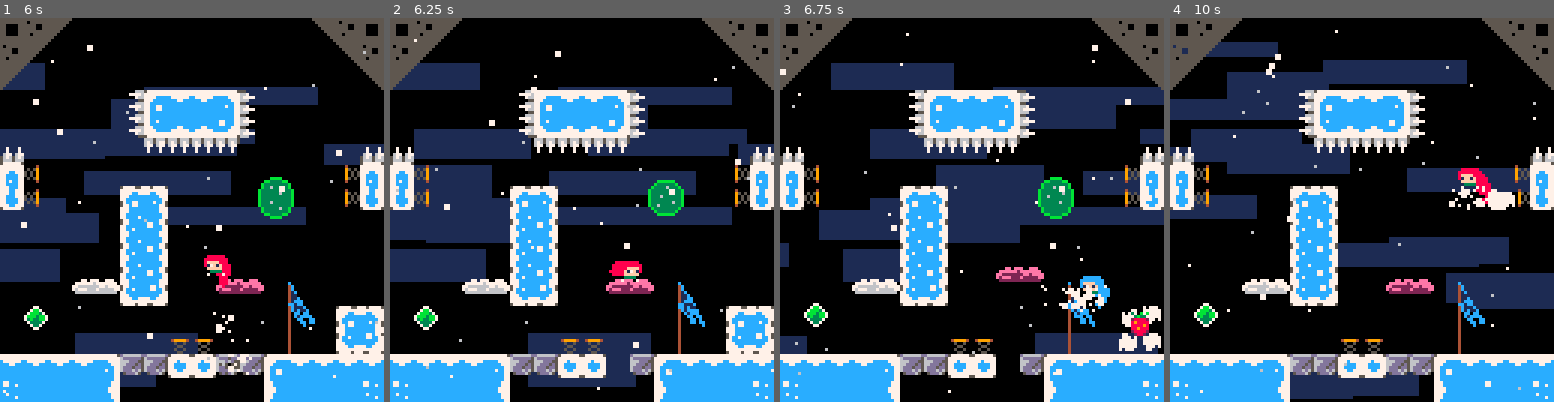
Above: before the commit, frames 1-4 (left to right).
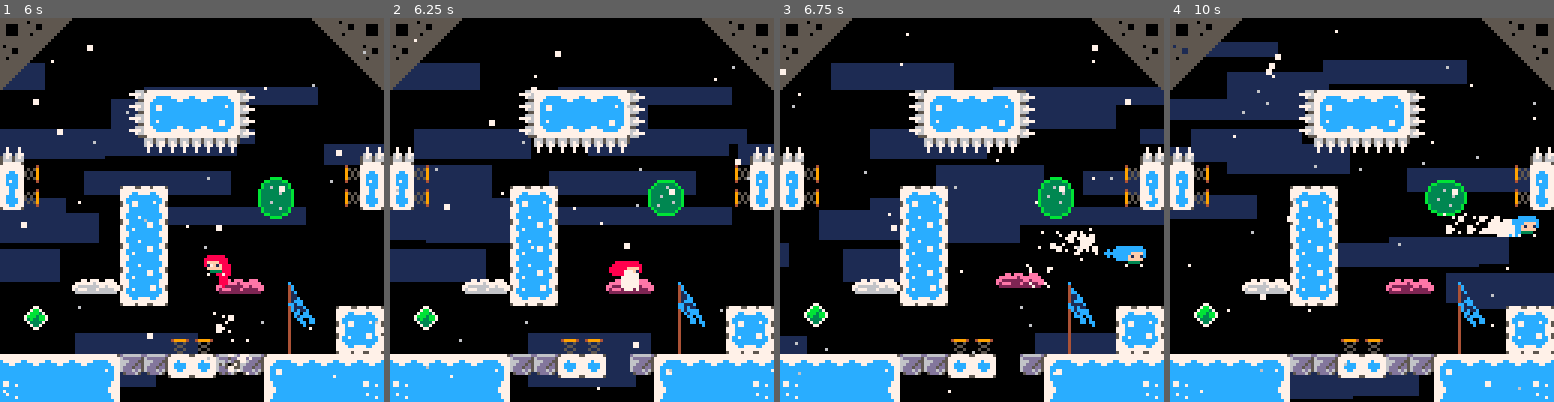
Above: after the commit, the same moments.

Repository: CelesteClassic/newleste.p8
Game: PICO-8 cartridge ridge.p8
Two runs of this game, one before a commit and one after it. Both use one fixed random seed, a clock stepped at 60 frames per second and the inputs below.
Inputs:
- Up to frame 1 (6 s): tap X (X key) at 0.33, 1.07, 1.85, 2.97, 4.08, 5.2 s; tap O (Z key) at 0.7, 1.7, 2.1, 2.5, 2.9, 3.3, 3.7, 4.1, 4.5, 4.9, 5.3, 5.7 s; hold Right 1.6-2.1 s; hold Up 2.15-2.42 s; hold Right 2.47-3.03 s; hold Left 3.08-3.58 s; hold Down 3.63-3.97 s; hold Right 4.02-4.68 s; hold Up 4.73-5.03 s; hold Left 5.08-5.68 s; hold Down from 5.73 s (still down)
- Up to frame 2 (6.25 s): release Down at 6.03 s; hold Right from 6.08 s (still down); tap O (Z key) at 6.1 s
- Up to frame 3 (6.75 s): tap X (X key) at 6.32 s; tap O (Z key) at 6.5 s; release Right at 6.58 s; hold Right from 6.63 s (still down)
- Up to frame 4 (10 s): tap O (Z key) every 0.4 s from 6.9 to 9.7 s; release Right at 7.13 s; hold Up 7.18-7.45 s; tap X (X key) at 7.43, 8.55, 9.67 s; hold Right 7.5-8.07 s; hold Left 8.12-8.62 s; hold Down 8.67-9 s; hold Right 9.05-9.72 s; hold Up from 9.77 s (still down)

Frame 1 is identical in both runs. In frame 2, 0.2% of the frame differs, in the area x 57-65%, y 64-72%; in frame 3, 3.2%; in frame 4, 4.1%, in the area x 66-100%, y 39-88%.

Commit message:
ported clouds to new semisolid system

Diff:
--- a/ridge.p8
+++ b/ridge.p8
@@ -654,11 +654,9 @@
 		this.state=0
 		this.start=this.y
     this.hitbox=rectangle(0,0,16,0)
-		this.solids=true
+		this.semisolid_obj=true
 	end,
 	update=function(this)
-
-
 		--fragile cloud override
 		if this.break_timer==0 then
 			this.collideable=true
@@ -678,17 +676,10 @@
 
 		if this.state==1 then
 			--in animation
-			local amt=-sin(this.time)
-      local ry=this.rem.y
-			this.move(0,amt,0)
-			if hit then
-        hit.rem.y=ry
-				hit.move(0,amt,0)
-        --smol bounce if player didn't jump
-        if this.time>=0.85 then
-				  hit.spd.y=min(hit.spd.y,-1.5)
-				  hit.grace=0
-        end
+			this.spd.y=-2*sin(this.time)
+			if hit and this.time>=0.85 then
+        hit.spd.y=min(hit.spd.y,-1.5)
+        hit.grace=0
 			end
 
 
@@ -706,12 +697,14 @@
 				this.init_smoke()
 				this.init_smoke(8)
 			end
-			this.rem=vector(0,0)
-			this.y=appr(this.y,this.start,1)
+
+      this.spd.y=sign(this.start-this.y)
 			if this.y==this.start then
 				this.time=0.25
 				this.state=0
-			end
+        this.rem=vector(0,0)
+      end
+
 		end
 	end,
 	draw=function(this)
@@ -729,6 +722,7 @@
 
 fake_wall={
   init=function(this)
+    this.solid_obj=true
     local match
     for i=this.y,lvl_ph,8 do
       if tile_at(this.x/8,i/8)==83 then
@@ -1042,7 +1036,7 @@
     -- <solids> --
   function obj.is_solid(ox,oy)
     for o in all(objects) do
-      if (o.solid_obj or o.semisolid_obj) and obj.objcollide(o,ox,oy) and not (o.semisolid_obj and obj.objcollide(o,ox,0)) then
+      if (o.solid_obj or o.semisolid_obj and not obj.objcollide(o,ox,0) and oy>0) and obj.objcollide(o,ox,oy)  then
         return true
       end
     end
